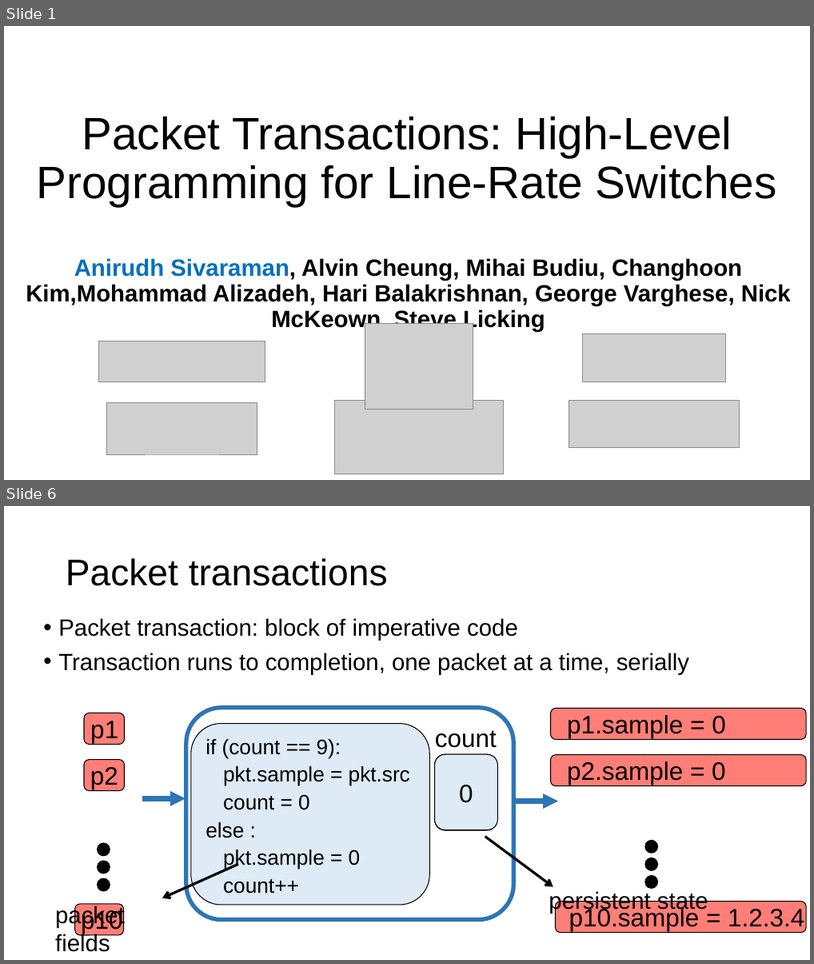
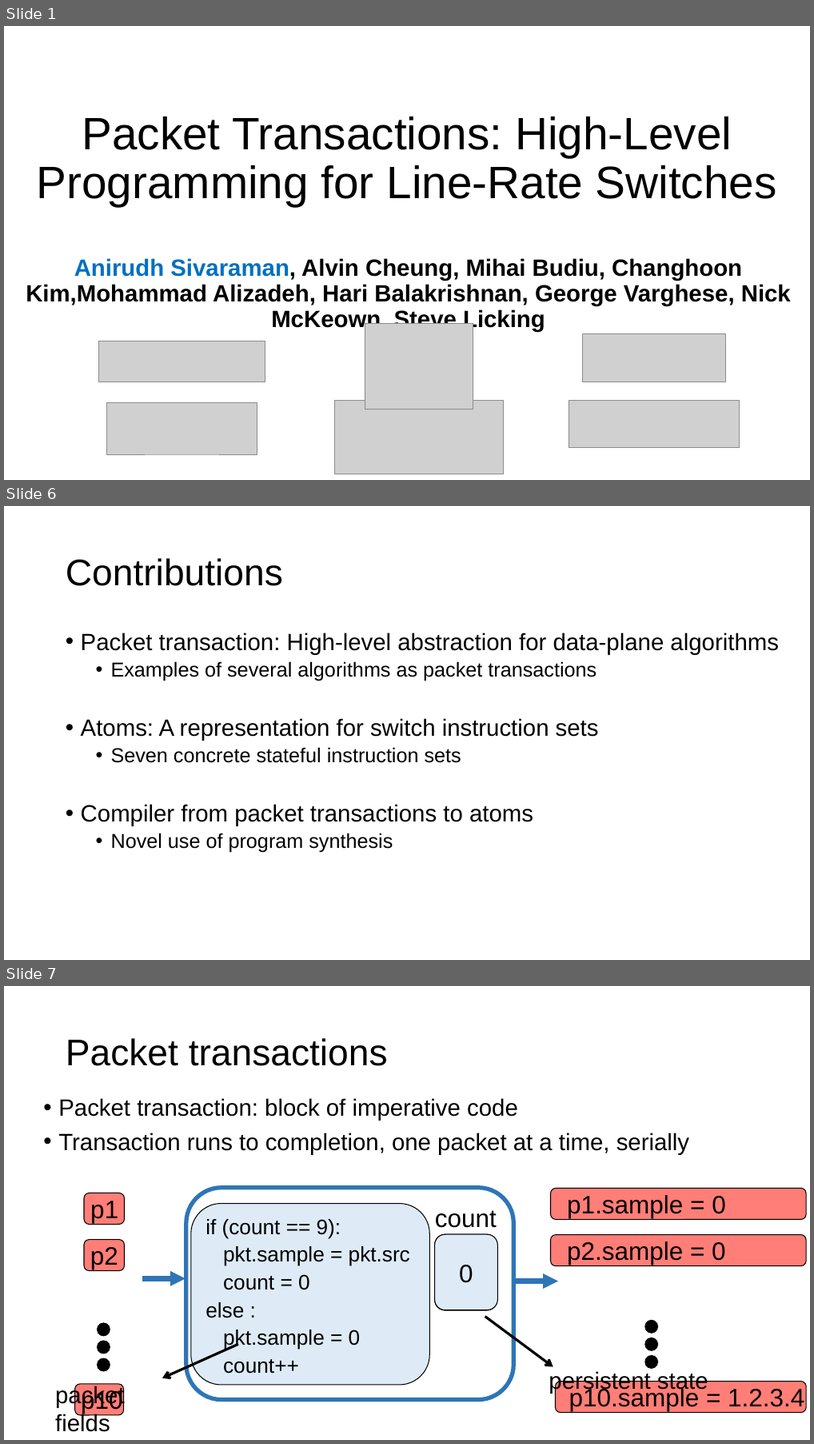
Before and after one commit to anirudhSK/pifo-domino-marple-ppts, a slide deck: domino_sigcomm.pptx. Shown one above the other, each under a label of ours: slides 1 and 6 before the commit, slides 1, 6 and 7 after it; the slides between them are not shown. The pictures are 814x964 and 814x1444 pixels, drawn with LibreOffice and Linux fonts; fonts in the diff are those of the drawing; grey boxes stand for pictures. Boxes give left, top, right and bottom in pixels: in the first picture for what was removed or moved away, otherwise in the second. Text is boxed around its words. In the diff, an @@ line names an element or a change of style, - is before the commit and + after.

```diff
--- a/domino_sigcomm.pptx
+++ b/domino_sigcomm.pptx
@@ slide 6 added at (4, 506, 810, 960), background #FFFFFF @@
@@ title added at (66, 558, 283, 586), 44 pt, text #000000 @@
+Contributions
@@ text added at (81, 632, 779, 852), 28 pt, text #000000 @@
+• Packet transaction: High-level abstraction for data-plane algorithms
+  • Examples of several algorithms as packet transactions
+• Atoms: A representation for switch instruction sets
+  • Seven concrete stateful instruction sets
+• Compiler from packet transactions to atoms
+  • Novel use of program synthesis
@@ what was slide 6 is now slide 7 @@
```
Also in this commit, not shown: 8 slides changed, 7 other slides added, 1 slide removed.
